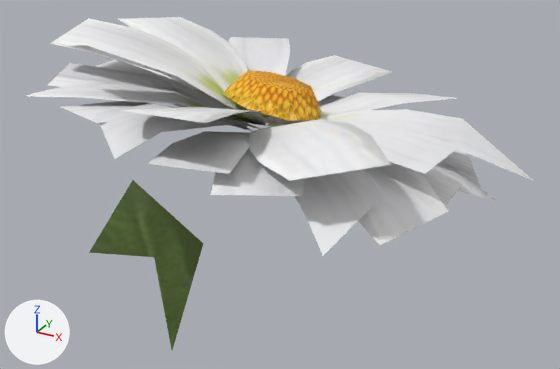
Two versions of the glTF model public/models/chamomile.glb, one commit apart.
The view is the same before and after, from a camera (50 mm lens) standing at (0.1068, -0.1938, 0.1435) and looking at (0.0005, -0.0006, 0.0469). The lights are fixed; the arrows at lower left show +X, +Y and +Z. The picture after the commit comes second.

Names of what the first picture shows: 'Chamomile_Bush3_camomile_MI_0'.
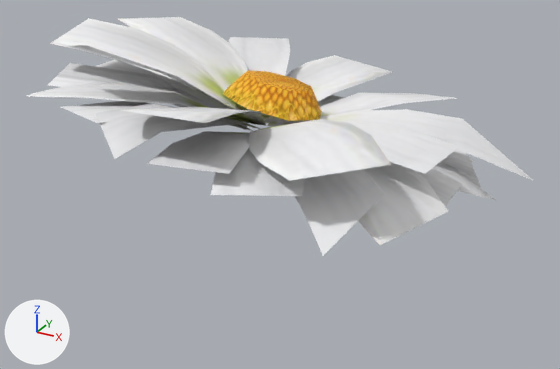
The newer file is also rescaled (x1.125), turned or shifted as a whole; pictures and numbers use the older file's frame.

Where the change shows, as pixel boxes (x1, y1, x2, y2) in the pictures (560 x 369 px):
'Chamomile_Bush3_camomile_MI_0', reshaped (28% shorter): before (27, 17, 534, 350); after (27, 17, 534, 256)
part 1 of me_chamomile_bush3_camomile_mi_0, deleted (green): before (89, 180, 203, 350)

What the commit changed:
me_chamomile_bush3_camomile_mi_0 is used by ob_chamomile_bush3_camomile_mi_0; location (0.0, 0.0, 0.0).
me_chamomile_bush3_camomile_mi_0 had 271 vertices, 229 faces and spanned x -0.0714..0.0714, y -0.0691..0.0691, z 0.0..0.0975.
me_chamomile_bush3_camomile_mi_0 now has 266 vertices, 226 faces and spans x -0.0714..0.0714, y -0.0691..0.0691, z 0.0476..0.0975.
me_chamomile_bush3_camomile_mi_0 part 1: the loose piece of 5 vertices spanning x -0.0403..-0.0104, y -0.0435..-0.0274, z 0.0..0.0601 is deleted.
